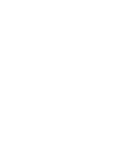
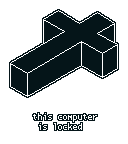
Layer changes from the first 128px x 144px image to the second:
added layer "text border" above "cross" over bbox(32, 112, 98, 131)
renamed "Layer" to "cross", hid it over bbox(10, 10, 118, 97)
added layer "cross - filled" above "cross border" over bbox(10, 10, 118, 97)
added layer "cross border" over bbox(9, 9, 119, 98)
